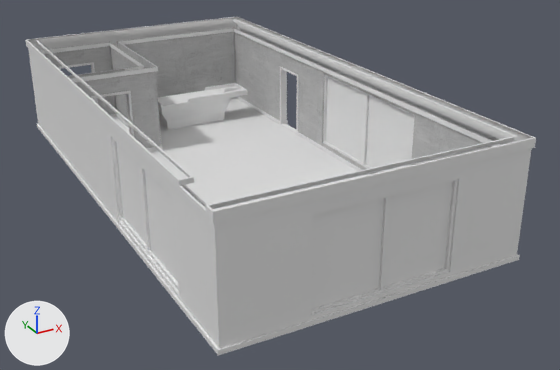
A saved change to the Blender file Blender/Models/Map/Buildings/Shop.blend.
Before and after are seen from a camera (50 mm lens) standing at (-9.72, -20.87, 9.91) and looking at (1.05, -1.28, 0.12). The lights are fixed; the arrows at lower left show +X, +Y and +Z.

In view in the first picture: 'Floor', 'Inner Walls', 'Kass', 'Kattolistas', 'Listas', 'Outer Lista Bottom', 'Outer Lista Top', 'Outer Walls', 'WindowFrames', 'WindowPanes'.
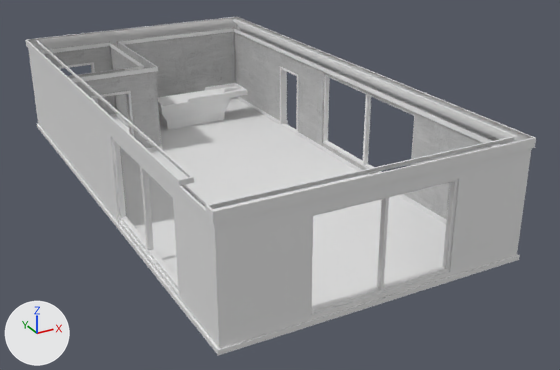
Location of each change, (x1, y1, x2, y2) in pixels of the pictures (560 x 370 px; the box of a moved part takes in the faces that stretch with it):
```json
{"object": "WindowPanes", "change": "hidden", "before": [117, 77, 453, 309]}
{"part": 1, "of": "me_cube_002", "change": "moved or reshaped", "after": [326, 77, 370, 166], "on screen": "not visible before"}
{"part": 2, "of": "me_cube_002", "change": "moved or reshaped", "after": [117, 147, 453, 309], "on screen": "not visible before"}
```

Edits to the scene script, one JSON object a line:
```json
{"block": "me_cube_002", "where": "me_cube_002.from_pydata(...)  # 144 vertices, 148 faces; spans x -4.2..4.2, y -8.21..1.01, z 0.24..2.77"}
{"block": "me_cube_002", "where": "# used by ob_windowframes; location = (0.0, 0.0, 0.0)"}
{"block": "me_cube_002", "change": "me_cube_002 part 1"}
{"block": "me_cube_002", "change": "8 faces are deleted"}
{"block": "me_cube_002", "change": "8 new faces join them"}
{"block": "me_cube_002", "change": "me_cube_002 part 2"}
{"block": "me_cube_002", "change": "16 faces are deleted"}
{"block": "me_cube_002", "change": "16 new faces join them"}
{"op": "add", "block": "ob_windowpanes", "code": "ob_windowpanes.hide_set(True)"}
```
